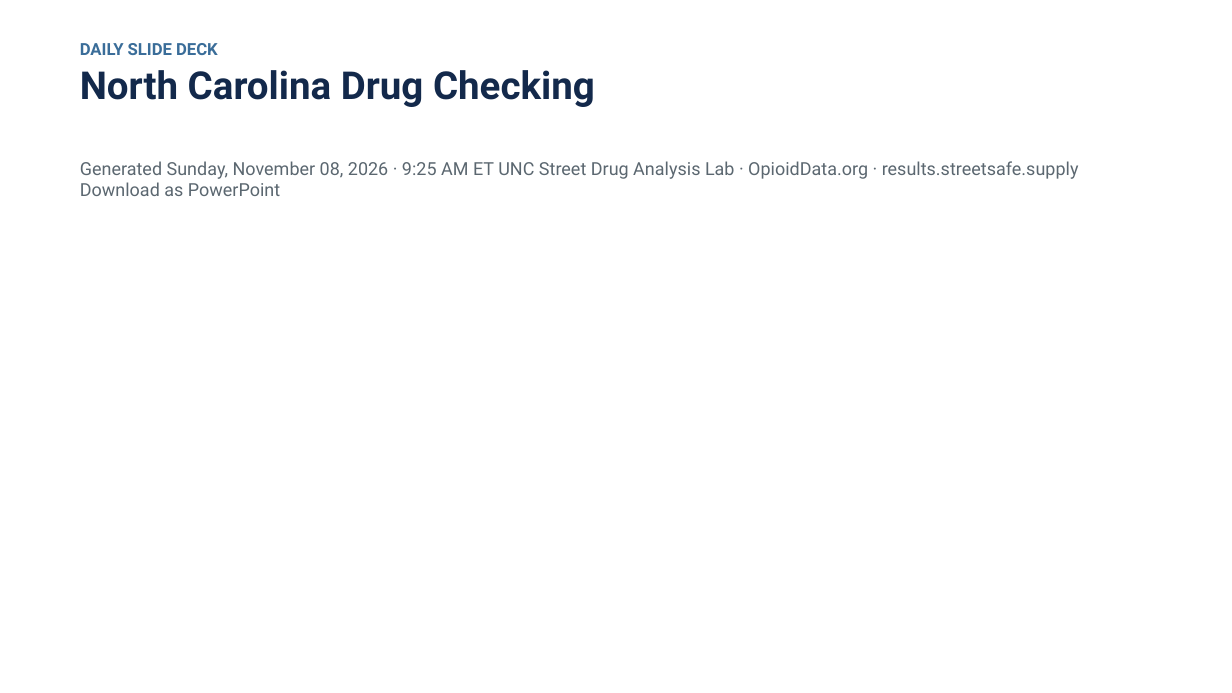
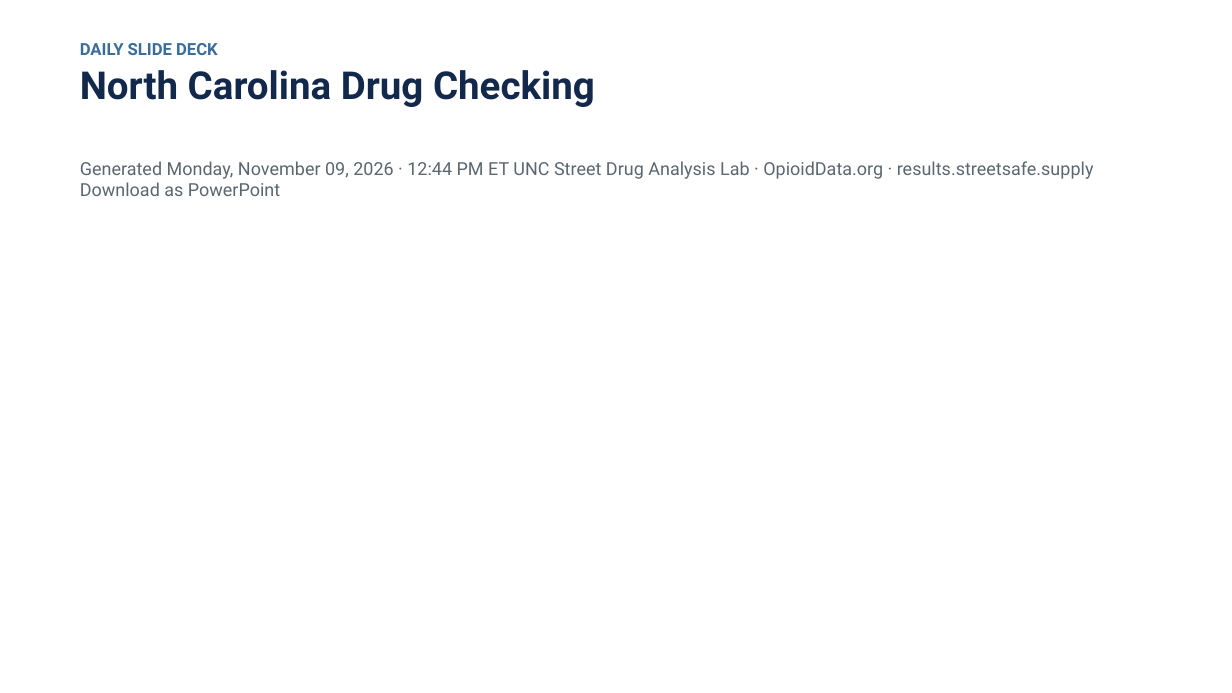
Before and after one commit to opioiddatalab/ncslides, a slide deck: slide 1 of docs/nc-drug-checking-latest.pptx. Drawn at 1232x693 pixels with LibreOffice and Linux fonts; fonts in the diff are those of the drawing. Boxes give left, top, right and bottom in pixels: in the first picture for what was removed or moved away, otherwise in the second. Text is boxed around its words. In the diff, an @@ line names an element or a change of style, - is before the commit and + after.

```diff
--- a/docs/nc-drug-checking-latest.pptx
+++ b/docs/nc-drug-checking-latest.pptx
@@ text at <box>80,161,1094,196</box>: text changed @@
-Generated Sunday, November 08, 2026 · 9:25 AM ET UNC Street Drug Analysis Lab · OpioidData.org · results.streetsafe.supply Download as PowerPoint
+Generated Monday, November 09, 2026 · 12:44 PM ET UNC Street Drug Analysis Lab · OpioidData.org · results.streetsafe.supply Download as PowerPoint
```
Also in this commit, not shown: 5 other slides changed, 3 other files.
